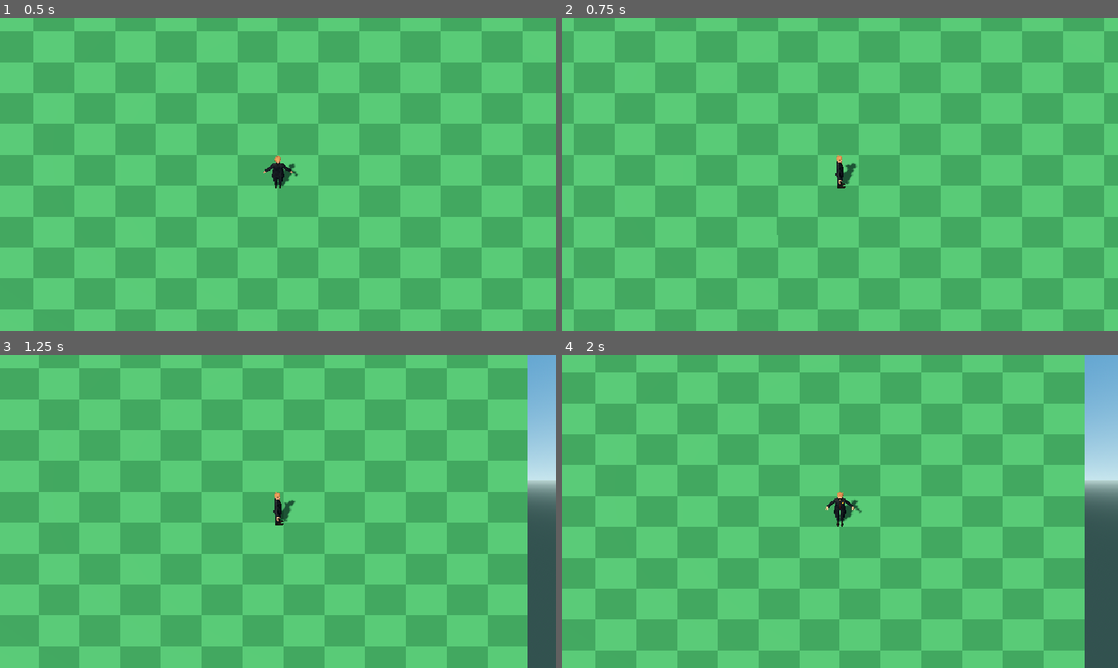
Above: before the commit, frames 1-4 (two rows, left to right).
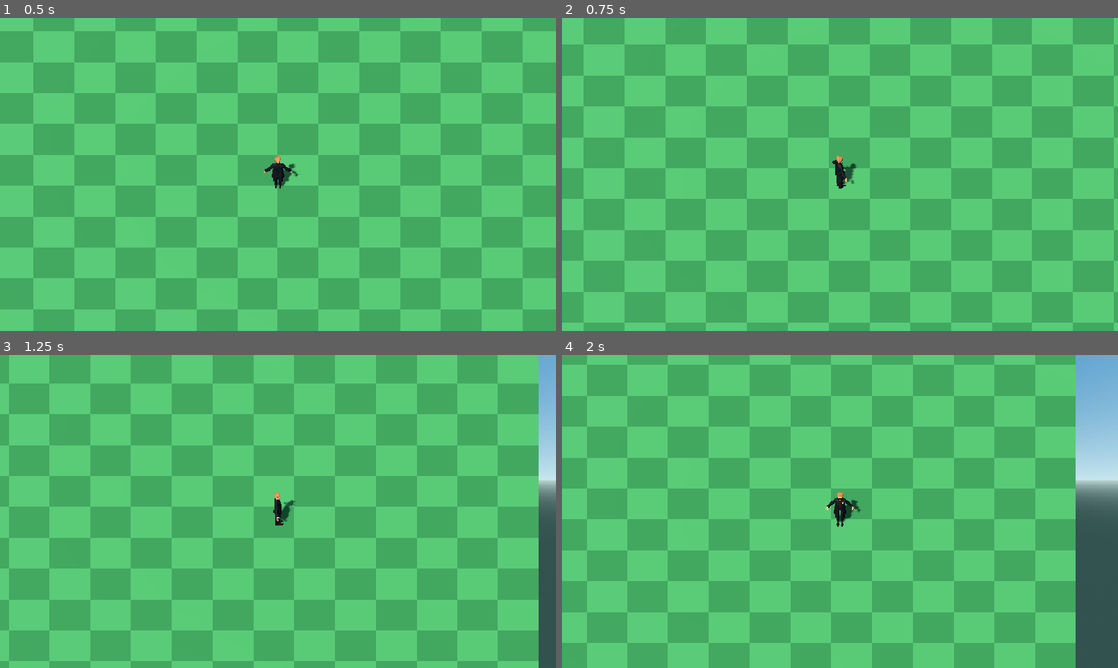
Above: after the commit, the same moments.

Repository: Ant3ney/pfr_proto_01
Game: Godot game, scene res://demo/main.tscn
Two runs of this game, one before a commit and one after it. Both use one fixed random seed, a clock stepped at 60 frames per second and the inputs below.
Inputs:
- Up to frame 1 (0.5 s): no input
- Up to frame 2 (0.75 s): tap Enter at 0.5 s; hold D from 0.53 s (still down)
- Up to frame 3 (1.25 s): keep holding D
- Up to frame 4 (2 s): release D at 1.28 s; hold S from 1.28 s (still down)

Frame 1 is identical in both runs. In frame 2, 46% of the frame differs, in the area x 0-100%, y 0-100%; in frame 3, 48%; in frame 4, 62%, in the area x 0-94%, y 0-100%.

Commit message:
Improve the locomtion feel

Diff:
--- a/overworld/player/playerController.gd
+++ b/overworld/player/playerController.gd
@@ -1,20 +1,75 @@
 extends CharacterBody3D
 
+@export_group("Movement")
 @export_range(1.0, 10.0) var move_speed := 4.0
+
+@export_group("Turning")
+## Radius of normal moving turns, measured in meters. Lower values turn tighter.
+@export_range(0.1, 5.0, 0.05, "or_greater") var turn_radius := 0.75
+## Rotation speed used while the character is stopped and turning in place.
+@export_range(45.0, 720.0, 1.0, "degrees") var turn_in_place_speed := 970.0
+## Direction changes at or above this angle trigger a turn in place.
+@export_range(91.0, 179.0, 1.0, "degrees") var turn_in_place_angle := 91.0
 
 @onready var visual: Node3D = $Visual
 
+var is_turning_in_place := false
 
-func _physics_process(_delta: float) -> void:
+
+func _physics_process(delta: float) -> void:
 	var input_vector := _get_input_vector()
 	var move_direction := _screen_input_to_world(input_vector)
-	velocity.x = move_direction.x * move_speed
-	velocity.z = move_direction.z * move_speed
+	var input_strength := input_vector.length()
+
+	velocity.x = 0.0
+	velocity.z = 0.0
 	velocity.y = 0.0
+
+	if not move_direction.is_zero_approx():
+		_steer_toward(move_direction, input_strength, delta)
+	else:
+		is_turning_in_place = false
+
 	move_and_slide()
 
-	if not move_direction.is_zero_approx():
-		visual.rotation.y = atan2(-move_direction.x, -move_direction.z)
+
+func _steer_toward(target_direction: Vector3, input_strength: float, delta: float) -> void:
+	var target_angle := atan2(-target_direction.x, -target_direction.z)
+	var angle_to_target := absf(
+		wrapf(target_angle - visual.rotation.y, -PI, PI)
+	)
+	var turn_in_place_threshold := deg_to_rad(turn_in_place_angle)
+
+	if angle_to_target >= turn_in_place_threshold:
+		is_turning_in_place = true
+
+	if is_turning_in_place:
+		var pivot_step := deg_to_rad(turn_in_place_speed) * delta
+		visual.rotation.y = rotate_toward(visual.rotation.y, target_angle, pivot_step)
+
+		angle_to_target = absf(
+			wrapf(target_angle - visual.rotation.y, -PI, PI)
+		)
+		if angle_to_target >= turn_in_place_threshold:
+			return
+
+		is_turning_in_place = false
+
+	# Moving along the current facing direction while rotating produces an arc.
+	# angular_speed = linear_speed / radius, so turn_radius is measured in meters.
+	var current_speed := move_speed * input_strength
+	var turn_speed := current_speed / maxf(turn_radius, 0.001)
+	visual.rotation.y = rotate_toward(
+		visual.rotation.y,
+		target_angle,
+		turn_speed * delta
+	)
+
+	var facing_direction := -visual.global_basis.z
+	facing_direction.y = 0.0
+	facing_direction = facing_direction.normalized()
+	velocity.x = facing_direction.x * current_speed
+	velocity.z = facing_direction.z * current_speed
 
 
 func _get_input_vector() -> Vector2:
